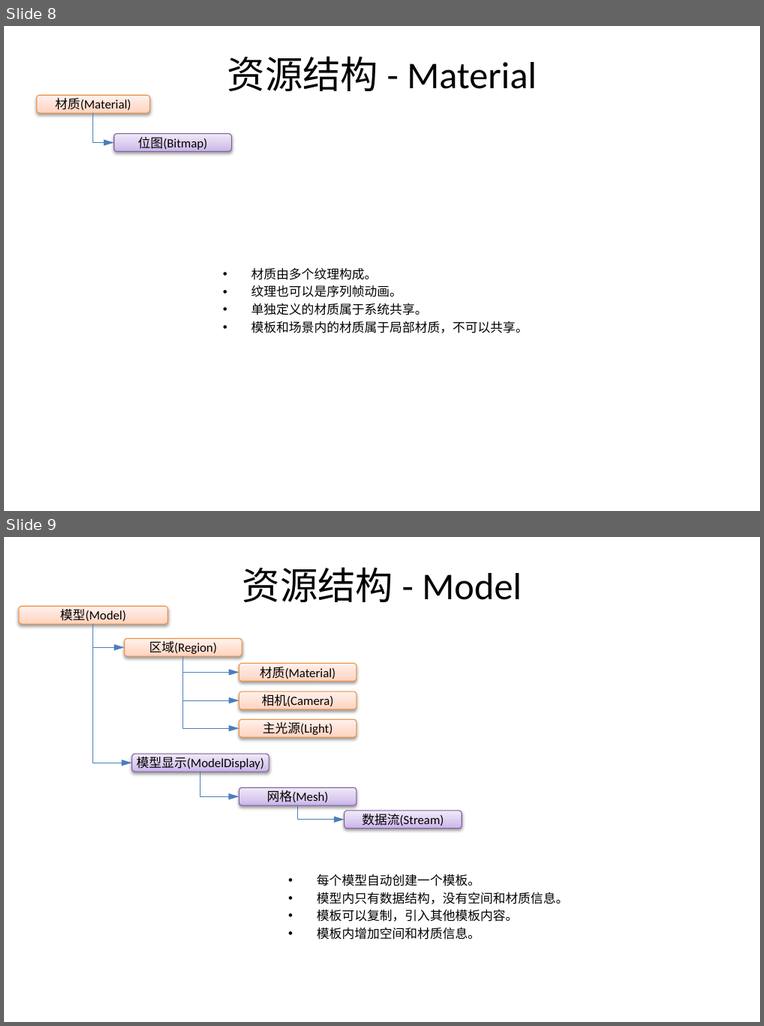
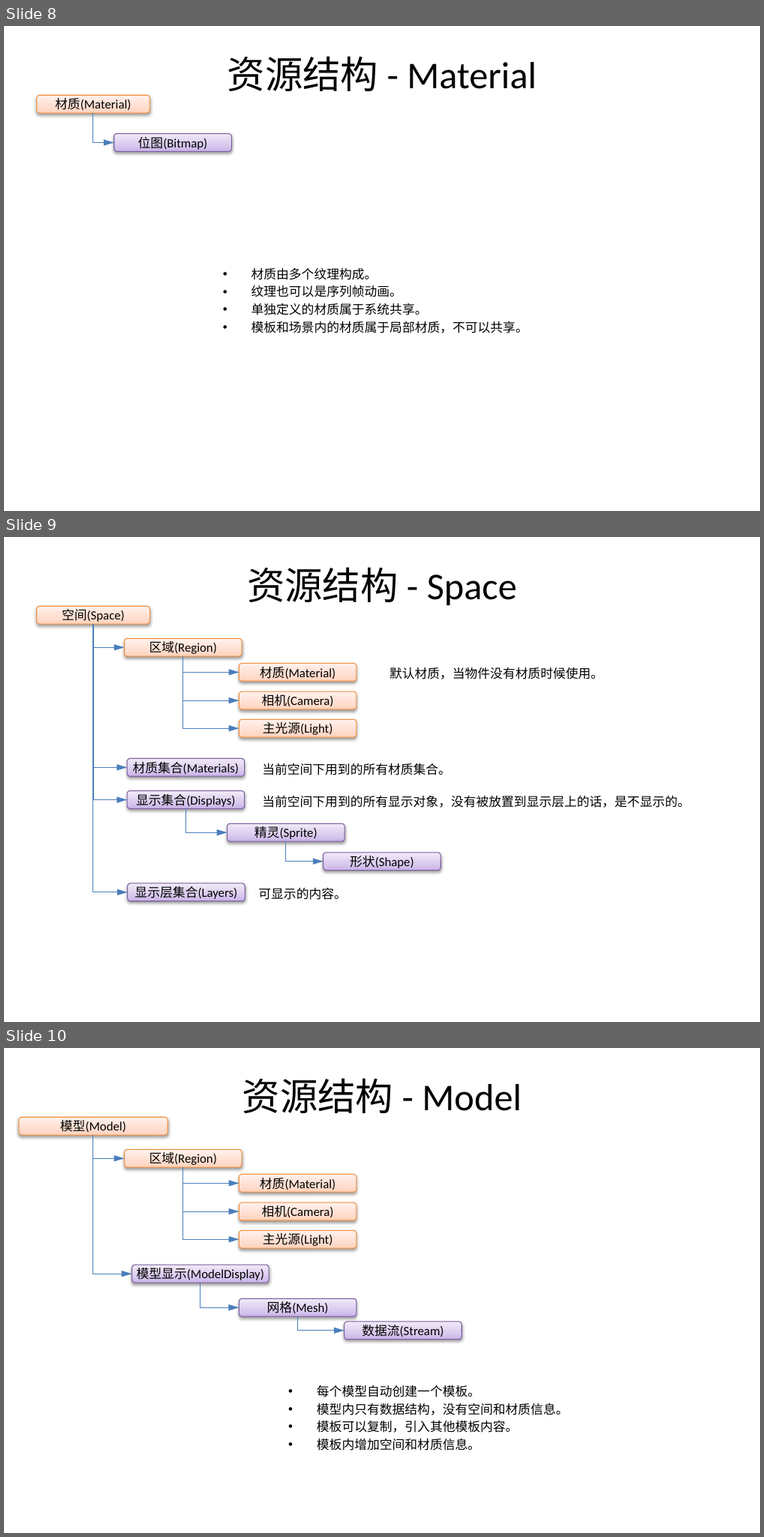
Before and after one commit to favedit/MoCloud, a slide deck: document/计划-1-三维资源平台.pptx. Shown one above the other, each under a label of ours: slides 8 and 9 before the commit, slides 8, 9 and 10 after it. The pictures are 764x1026 and 764x1537 pixels, drawn with LibreOffice and Linux fonts; fonts in the diff are those of the drawing; background and template pictures are left out. Boxes give left, top, right and bottom in pixels: in the first picture for what was removed or moved away, otherwise in the second. Text is boxed around its words. In the diff, an @@ line names an element or a change of style, - is before the commit and + after.

Commit message:
场景资源修正。

```diff
--- a/document/计划-1-三维资源平台.pptx
+++ b/document/计划-1-三维资源平台.pptx
@@ slide 9 added at <box>4,537,760,1022</box>, background picture (left out) @@
@@ title added at <box>247,567,517,605</box>, 36 pt, text #000000 @@
+资源结构 - Space
@@ rounded rectangle added at <box>36,606,150,624</box>, fill gradient #FFD2BD to #FFDED0 to #FFF2ED, outline #F69240 0.75 pt, 12 pt, text #000000 @@
+空间(Space)
@@ elbow arrow added from (93, 624) to (127, 800), #4B7EBC 0.75 pt @@
@@ elbow arrow added from (93, 624) to (124, 647), #4B7EBC 0.75 pt @@
@@ elbow arrow added from (93, 624) to (127, 767), #4B7EBC 0.75 pt @@
@@ elbow arrow added from (93, 624) to (127, 893), #4B7EBC 0.75 pt @@
@@ rounded rectangle added at <box>124,638,242,656</box>, fill gradient #FFD2BD to #FFDED0 to #FFF2ED, outline #F69240 0.75 pt, 12 pt, text #000000 @@
+区域(Region)
@@ elbow arrow added from (183, 656) to (239, 701), #4B7EBC 0.75 pt @@
@@ elbow arrow added from (183, 656) to (239, 728), #4B7EBC 0.75 pt @@
@@ elbow arrow added from (183, 656) to (239, 672), #4B7EBC 0.75 pt @@
@@ rounded rectangle added at <box>239,663,356,682</box>, fill gradient #FFD2BD to #FFDED0 to #FFF2ED, outline #F69240 0.75 pt, 12 pt, text #000000 @@
+材质(Material)
@@ text added at <box>390,667,603,679</box>, 12 pt, text #000000 @@
+默认材质，当物件没有材质时候使用。
@@ rounded rectangle added at <box>239,691,356,709</box>, fill gradient #FFD2BD to #FFDED0 to #FFF2ED, outline #F69240 0.75 pt, 12 pt, text #000000 @@
+相机(Camera)
@@ rounded rectangle added at <box>239,719,356,737</box>, fill gradient #FFD2BD to #FFDED0 to #FFF2ED, outline #F69240 0.75 pt, 12 pt, text #000000 @@
+主光源(Light)
@@ rounded rectangle added at <box>127,758,245,777</box>, fill gradient #C9B5E8 to #D8CBEE to #F0EAF9, outline #7D60A0 0.75 pt, 12 pt, text #000000 @@
+材质集合(Materials)
@@ text added at <box>262,763,451,775</box>, 12 pt, text #000000 @@
+当前空间下用到的所有材质集合。
@@ rounded rectangle added at <box>127,791,245,809</box>, fill gradient #C9B5E8 to #D8CBEE to #F0EAF9, outline #7D60A0 0.75 pt, 12 pt, text #000000 @@
+显示集合(Displays)
@@ text added at <box>262,796,690,808</box>, 12 pt, text #000000 @@
+当前空间下用到的所有显示对象，没有被放置到显示层上的话，是不显示的。
@@ elbow arrow added from (186, 809) to (227, 833), #4B7EBC 0.75 pt @@
@@ rounded rectangle added at <box>227,823,344,841</box>, fill gradient #C9B5E8 to #D8CBEE to #F0EAF9, outline #7D60A0 0.75 pt, 12 pt, text #000000 @@
+精灵(Sprite)
@@ elbow arrow added from (286, 841) to (323, 861), #4B7EBC 0.75 pt @@
@@ rounded rectangle added at <box>323,852,440,871</box>, fill gradient #C9B5E8 to #D8CBEE to #F0EAF9, outline #7D60A0 0.75 pt, 12 pt, text #000000 @@
+形状(Shape)
@@ rounded rectangle added at <box>127,883,245,901</box>, fill gradient #C9B5E8 to #D8CBEE to #F0EAF9, outline #7D60A0 0.75 pt, 12 pt, text #000000 @@
+显示层集合(Layers)
@@ text added at <box>258,888,346,900</box>, 12 pt, text #000000 @@
+可显示的内容。
@@ what was slide 9 is now slide 10 @@
```
Also in this commit, not shown: 1 slide changed, 35 other files.
